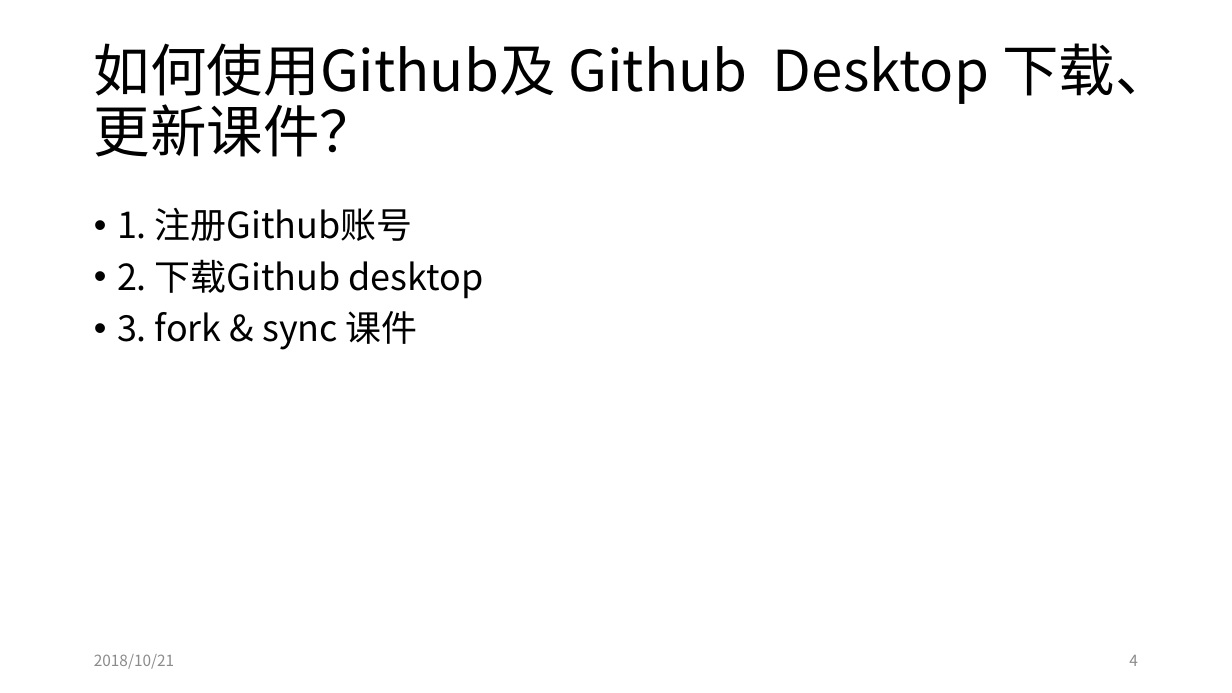
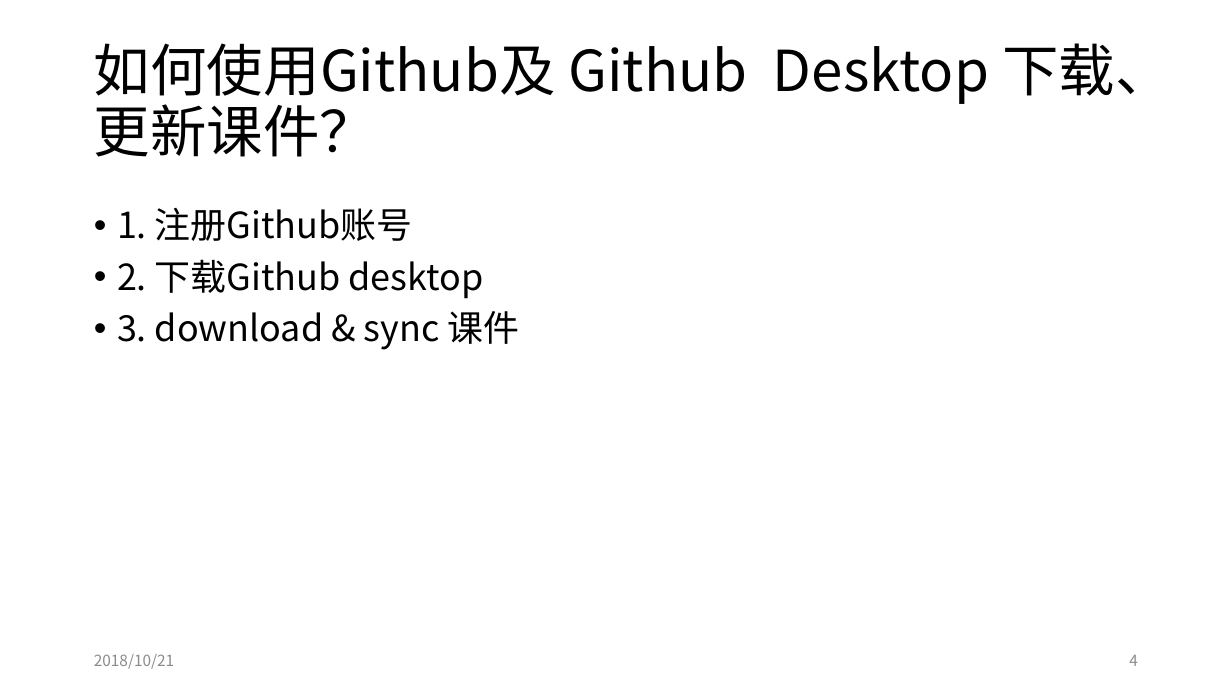
Before and after one commit to lina0915/TA, a slide deck: slide 4 of 助教课课件（更正）.pptx. Drawn at 1232x693 pixels with LibreOffice and Linux fonts; fonts in the diff are those of the drawing. Boxes give left, top, right and bottom in pixels: in the first picture for what was removed or moved away, otherwise in the second. Text is boxed around its words. In the diff, an @@ line names an element or a change of style, - is before the commit and + after.

```diff
--- a/助教课课件（更正）.pptx
+++ b/助教课课件（更正）.pptx
@@ text at (x1=117, y1=311, x2=519, y2=350): text changed @@
-• 3. fork & sync 课件
+• 3. download & sync 课件
```
Also in this commit, not shown: 1 other slide changed.
